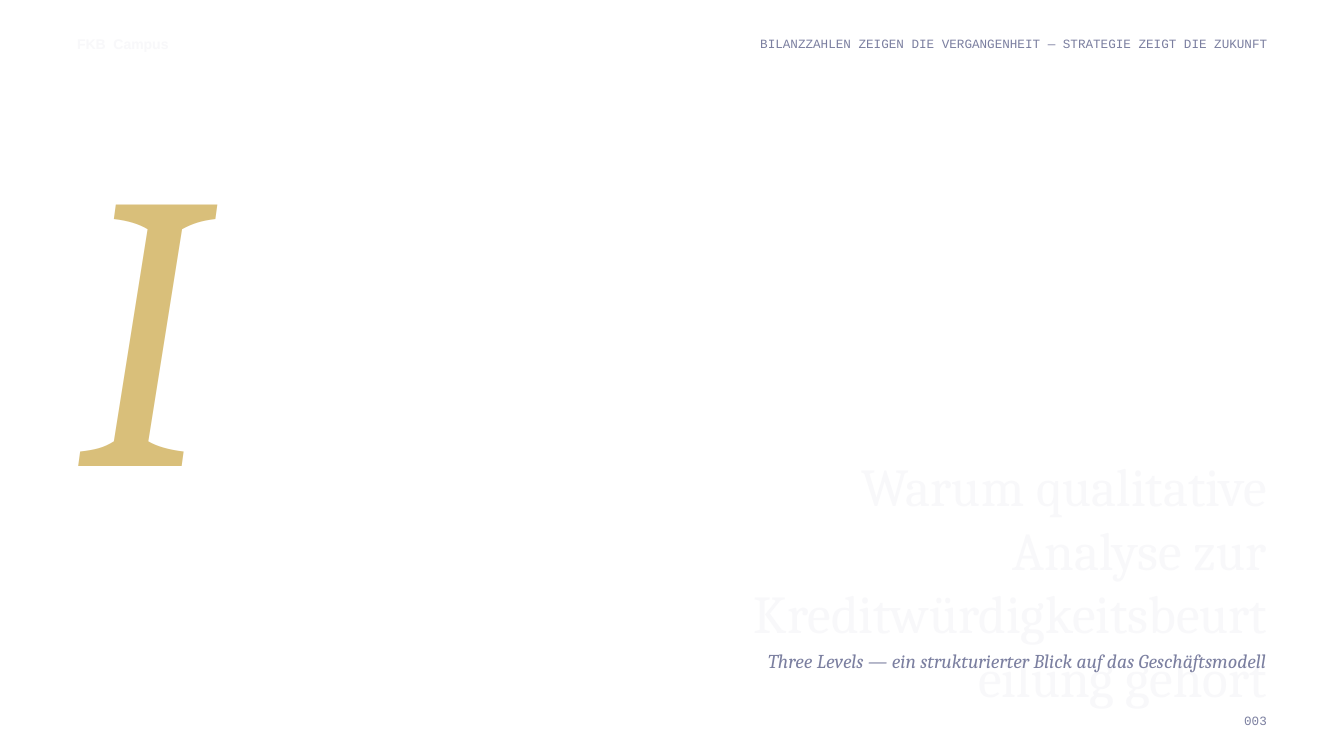
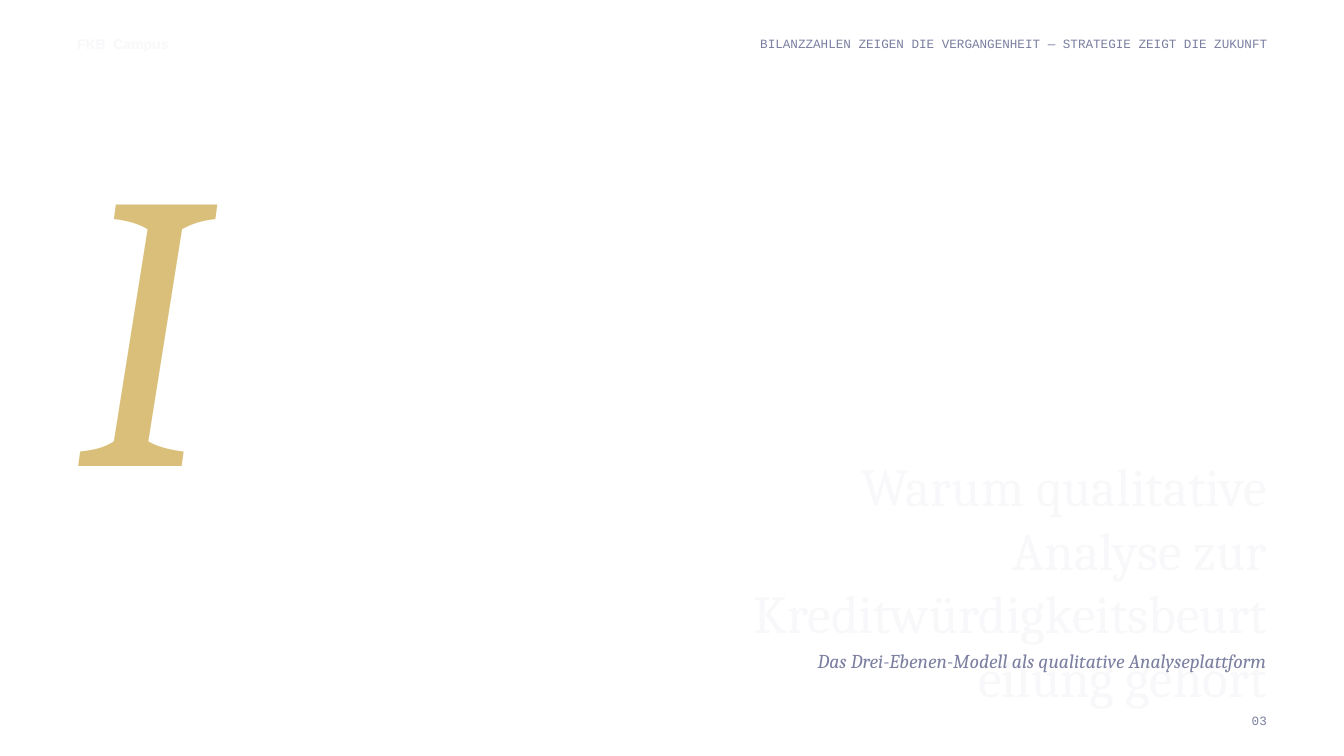
Before and after one commit to ck5rqc47pr-byte/firmenkundenakademie-online, a slide deck: slide 3 of public/downloads/praesentation/M22.pptx. Drawn at 1344x756 pixels with LibreOffice and Linux fonts; fonts in the diff are those of the drawing. Boxes give left, top, right and bottom in pixels: in the first picture for what was removed or moved away, otherwise in the second. Text is boxed around its words. In the diff, an @@ line names an element or a change of style, - is before the commit and + after.

```diff
--- a/public/downloads/praesentation/M22.pptx
+++ b/public/downloads/praesentation/M22.pptx
@@ text at (818,654,1266,672): text changed @@
-Three Levels — ein strukturierter Blick auf das Geschäftsmodell
+Das Drei-Ebenen-Modell als qualitative Analyseplattform
@@ text at (1252,716,1267,725): text changed @@
-003
+03
```
Also in this commit, not shown: 10 other slides changed.
